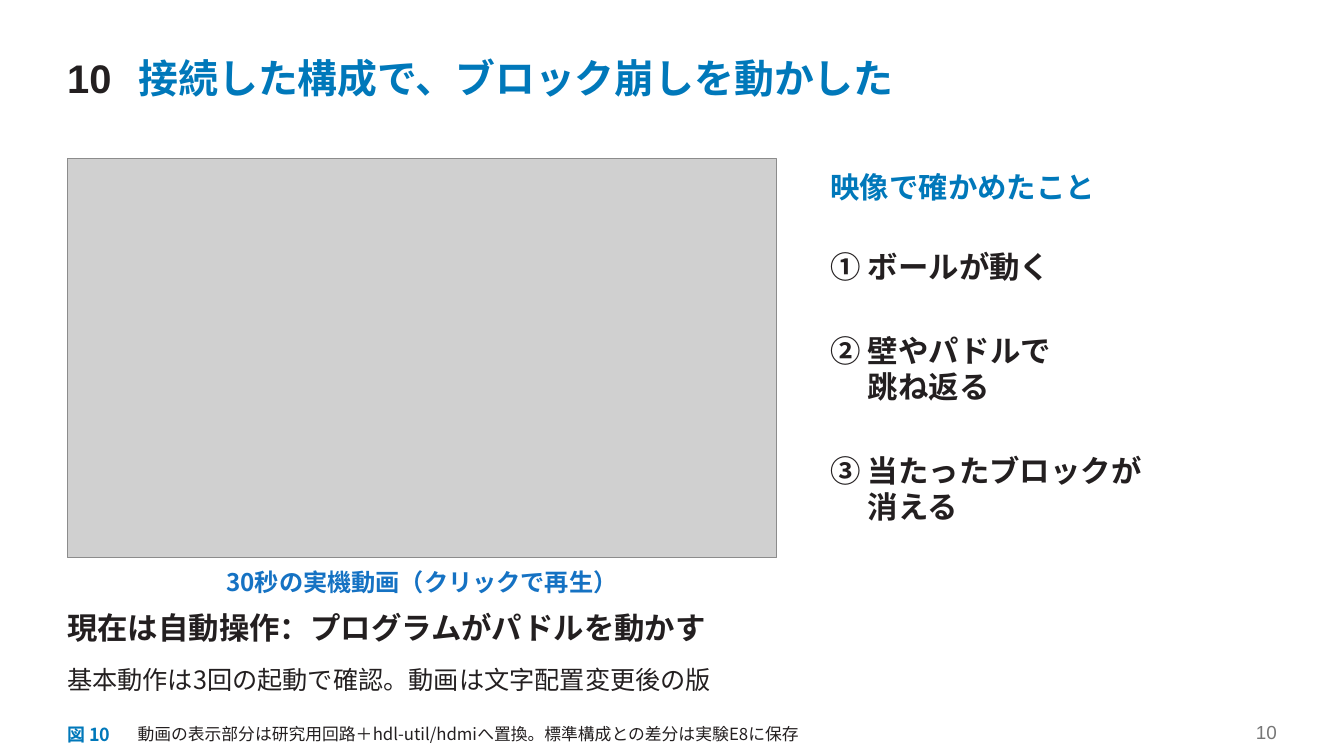
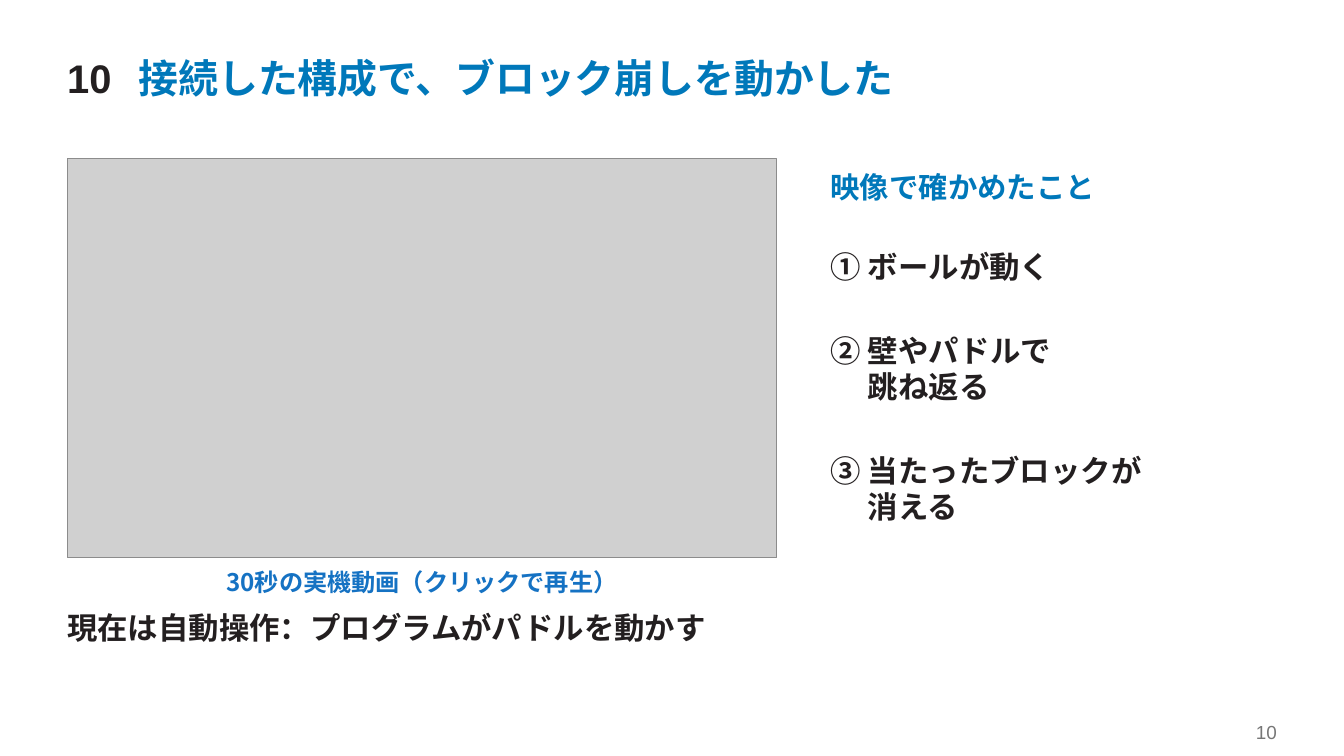
Before and after one commit to SoshiroFujimori/wally-game-console-research, a slide deck: slide 10 of docs/presentation/中間発表_主要事項.pptx. Drawn at 1344x756 pixels with LibreOffice and Linux fonts; fonts in the diff are those of the drawing; grey boxes stand for pictures. Boxes give left, top, right and bottom in pixels: in the first picture for what was removed or moved away, otherwise in the second. Text is boxed around its words. In the diff, an @@ line names an element or a change of style, - is before the commit and + after.

```diff
--- a/docs/presentation/中間発表_主要事項.pptx
+++ b/docs/presentation/中間発表_主要事項.pptx
@@ text removed at bbox=[67, 667, 711, 691] @@
-基本動作は3回の起動で確認。動画は文字配置変更後の版
@@ text removed at bbox=[67, 722, 110, 746] @@
-図 10
@@ text removed at bbox=[138, 726, 799, 743] @@
-動画の表示部分は研究用回路＋hdl-util/hdmiへ置換。標準構成との差分は実験E8に保存
```
Also in this commit, not shown: 2 other slides changed, 5 other files.
